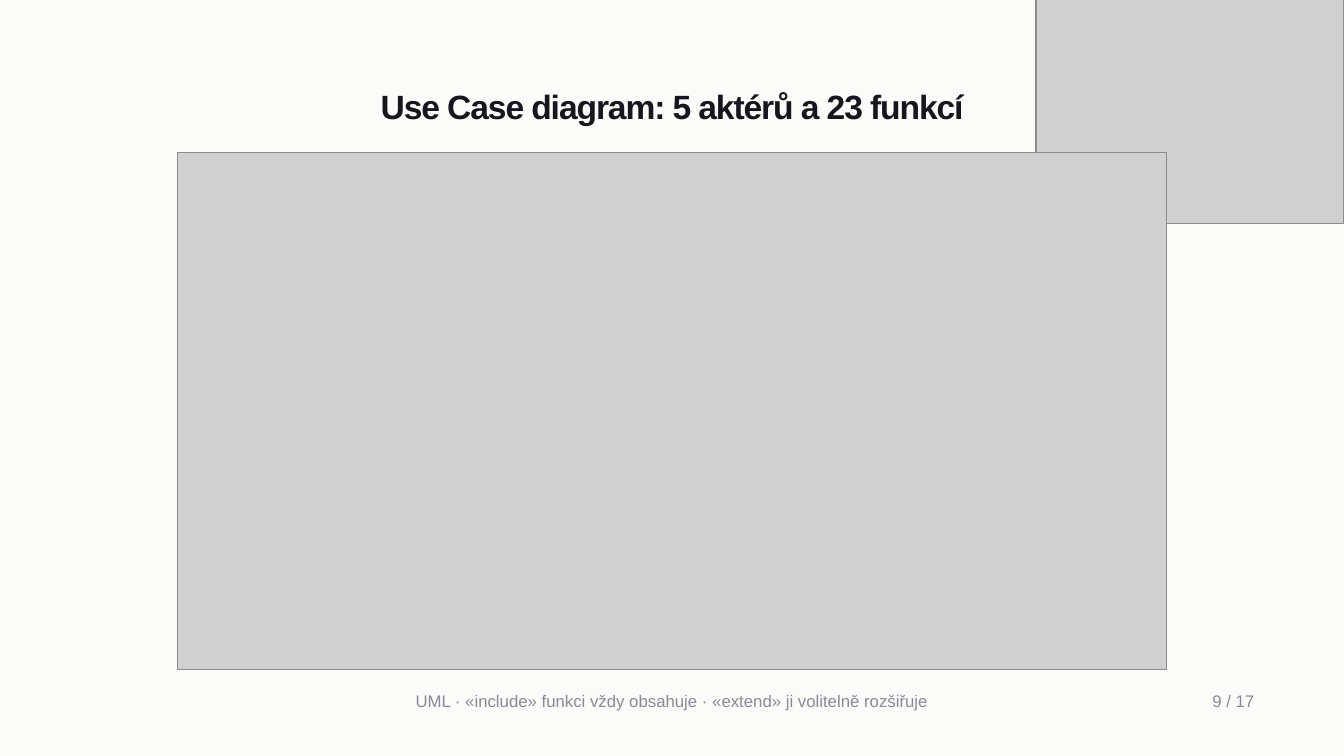
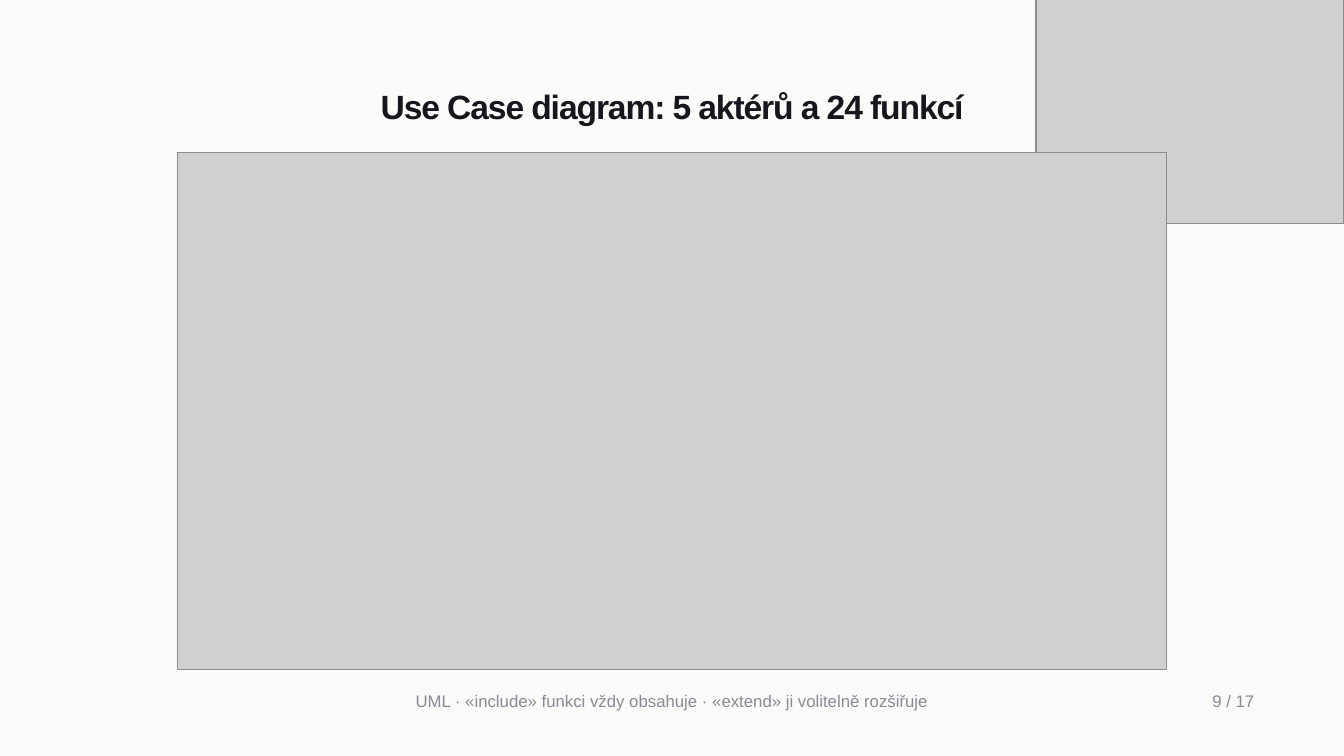
Before and after one commit to vedernikovalex/rizeni_it_projektu, a slide deck: slide 9 of spolubyt-cast-2.pptx. Drawn at 1344x756 pixels with LibreOffice and Linux fonts; fonts in the diff are those of the drawing; grey boxes stand for pictures. Boxes give left, top, right and bottom in pixels: in the first picture for what was removed or moved away, otherwise in the second. Text is boxed around its words. In the diff, an @@ line names an element or a change of style, - is before the commit and + after.

```diff
--- a/spolubyt-cast-2.pptx
+++ b/spolubyt-cast-2.pptx
@@ title at [381,92,963,126]: text changed @@
-Use Case diagram: 5 aktérů a 23 funkcí
+Use Case diagram: 5 aktérů a 24 funkcí
```
Also in this commit, not shown: 6 other slides changed, 9 other files.
